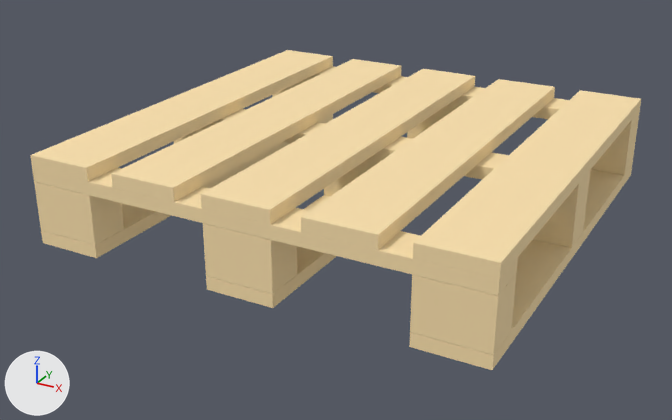
What one commit did to the Blender file private/blender/pallet.blend.
The view is the same before and after, from a camera (50 mm lens) standing at (3.81, -7.44, 2.89) and looking at (-0.14, -0.27, -0.69). Arrows for +X, +Y and +Z are at lower left; the lights stay in place.
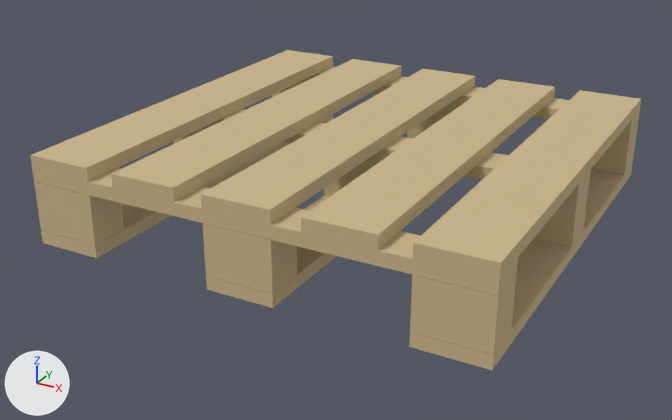
Diff of the bpy script that builds the scene:
```diff
--- a/private/blender/pallet.blend.py
+++ b/private/blender/pallet.blend.py
@@ mat_wood @@
 mat_wood = principled_material('wood')
-mat_wood.base_color = (1.0, 0.777, 0.431)  # beige #ffe4af
+mat_wood.base_color = (0.615, 0.48, 0.268)  # beige #ceb88d
 mat_wood.roughness = 0.9
```

Changed parts and their boxes [x1, y1, x2, y2] in the pictures (672 x 420 px):
'Cube.004', recoloured: [413, 90, 641, 279] in both
'Cube.003', recoloured: [301, 79, 555, 250] in both
'Cube', recoloured: [201, 69, 475, 225] in both
'Cube.001', recoloured: [111, 59, 402, 202] in both
'Cube.002', recoloured: [30, 50, 333, 182] in both
'Cube.007', recoloured: [32, 168, 518, 295] in both
'Cube.017', recoloured: [409, 165, 632, 370] in both
'Cube.009', recoloured: [410, 274, 516, 355] in both
'Cube.012', recoloured: [203, 223, 297, 294] in both
'Cube.015', recoloured: [34, 182, 124, 245] in both
'Cube.019', recoloured: [41, 114, 333, 258] in both
'Cube.018', recoloured: [206, 137, 413, 308] in both
'Cube.008', recoloured: [533, 184, 589, 248] in both
'Cube.005', recoloured: [205, 109, 591, 197] in both
'Cube.010', recoloured: [591, 123, 638, 175] in both
'Cube.006', recoloured: [302, 66, 640, 132] in both
'Cube.013', recoloured: [324, 158, 381, 196] in both
'Cube.011', recoloured: [407, 104, 459, 138] in both
'Cube.014', recoloured: [174, 127, 207, 144] in both
'Cube.016', recoloured: [272, 81, 303, 97] in both
